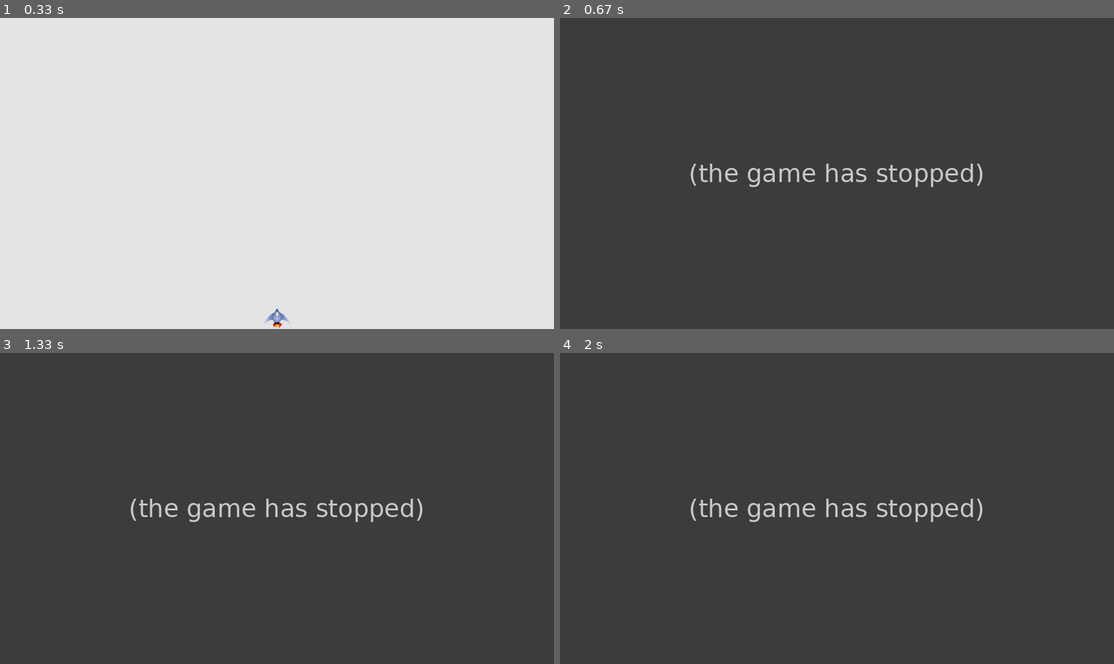
Above: before the commit, frames 1-4 (two rows, left to right).
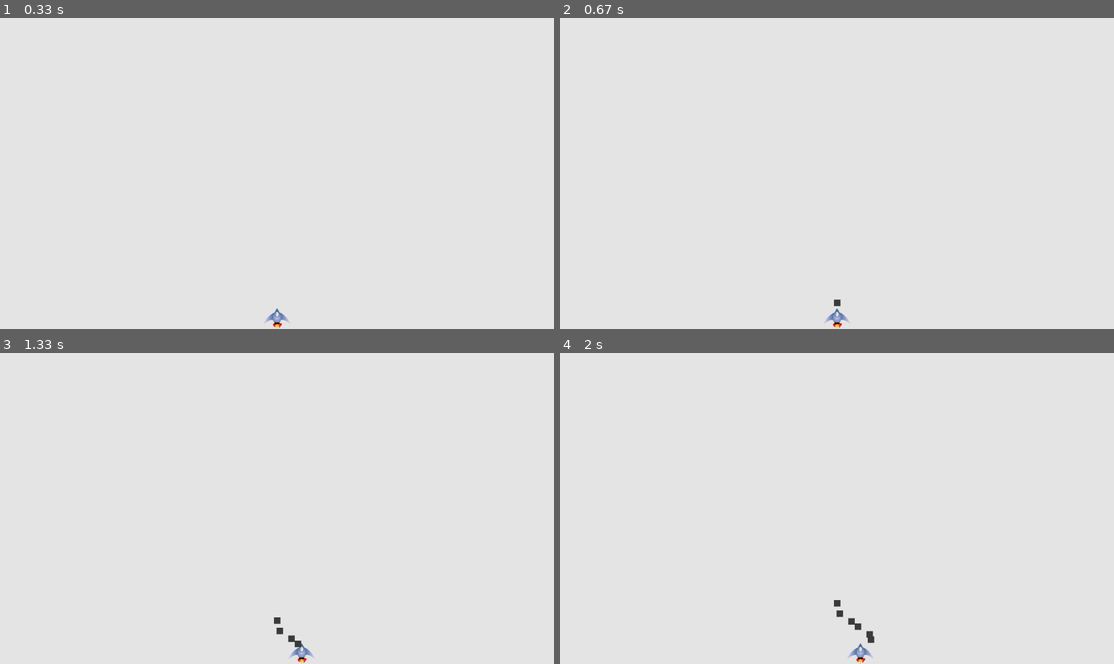
Above: after the commit, the same moments.

Repository: CoJUr/alien_invasion
Game: pygame game, started from alien_invasion.py
The game is run twice, just before and just after one commit, with the same random seed, the same clock (stepped at 60 frames per second) and the same inputs.
Inputs:
- Up to frame 1 (0.33 s): no input
- Up to frame 2 (0.67 s): tap Space at 0.33 s
- Up to frame 3 (1.33 s): hold Right 0.67-1.13 s; tap Space at 0.73, 1.03, 1.23 s; hold Right from 1.17 s (still down)
- Up to frame 4 (2 s): tap Space at 1.53, 1.73 s; release Right at 1.63 s; hold Left from 1.67 s (still down)

Frame 1 is identical in both runs. In frame 2, 100% of the frame differs, in the area x 0-100%, y 0-100%; in frame 3, 100%; in frame 4, 100%.
Error before the commit: AttributeError: 'Settings' object has no attribute 'bullet_color' (bullet.py line 13); the game stopped at 0.33 s (later frames are placeholders)

Commit message:
bugs squashed

Diff:
--- a/alien_invasion.py
+++ b/alien_invasion.py
@@ -40,6 +40,13 @@
             self._check_events()  # helper method (event loop)
             self.ship.update()  # now the ships update() should be called
             self.bullets.update()  # updating each bullet's sprite position
+
+            # get rid of bullets that reach top of screen  (rect bottom = 0)
+            for bullet in self.bullets.copy():
+                # copy() method to avoid modifying the list while looping
+                if bullet.rect.bottom <= 0:
+                    self.bullets.remove(bullet)
+            print(len(self.bullets))  # verifies bullets are being removed
 
             # redraw the screen during each pass through the loop:
             self._update_screen()  # helper method run_game refactor part 2
--- a/settings.py
+++ b/settings.py
@@ -15,5 +15,6 @@
         # bullet settings
         self.bullet_speed = 1.0
         self.bullet_width = 3
-        self.bull_width = 15
-        self.bull_color = (60, 60, 60)
+        self.bullet_height = 15
+        self.bullet_width = 15
+        self.bullet_color = (60, 60, 60)
